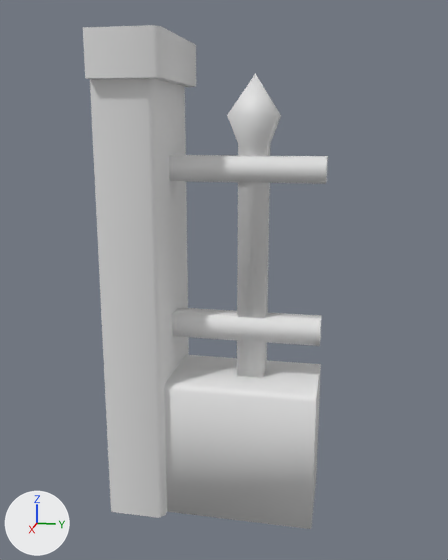
One commit to the OBJ model Assets/Decoratipns/Fences/fence5_linked.obj: the scene before it, then after it.
One viewpoint serves both versions: a camera (50 mm lens) standing at (1.442, 0.051, 0.942) and looking at (0.005, -0.236, 0.583). Arrows for +X, +Y and +Z are at lower left; the lights stay in place. Where no turn or scale is listed for an object, it has been applied to the vertices.

Before the edit, the objects in view are built like this:
```python
me_fence5_linked_plane_011 = bpy.data.meshes.new('fence5_linked_Plane.011')
me_fence5_linked_plane_011.from_pydata(...)  # 69 vertices, 52 faces; spans x -0.162..0.162, y -0.5..0.0, z 0.0..1.142
# before: 45 (-0.029, 0.0, 0.878) at pixel (327, 156), 47 (0.029, 0.0, 0.878) at pixel (326, 157), 49 (-0.029, 0.0, 0.821) at pixel (326, 181), 51 (0.029, 0.0, 0.821) at pixel (325, 183)
ob_fence5_linked_plane_011 = bpy.data.objects.new('fence5_linked_Plane.011', me_fence5_linked_plane_011)
ob_fence5_linked_plane_011.location = (0.0, 0.0, 0.0)
```
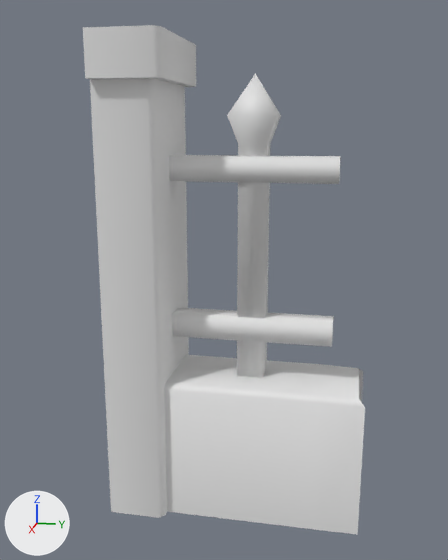
Commit message: More fences.

Scene script edits in JSON lines:
```json
{"block": "me_fence5_linked_plane_011", "where": "# used by ob_fence5_linked_plane_011; location = (0.0, 0.0, 0.0)"}
{"block": "me_fence5_linked_plane_011", "where": "# verts and faces of me_fence5_linked_plane_011; kept vertices keep their numbers, new ones are numbered from 69"}
{"op": "remove", "block": "me_fence5_linked_plane_011", "code": "me_fence5_linked_plane_011.from_pydata(...)  # 69 vertices, 52 faces; spans x -0.162..0.162, y -0.5..0.0, z 0.0..1.142"}
{"op": "add", "block": "me_fence5_linked_plane_011", "code": "me_fence5_linked_plane_011.from_pydata(...)  # 75 vertices, 52 faces; spans x -0.162..0.162, y -0.5..0.11, z 0.0..1.142"}
{"block": "me_fence5_linked_plane_011", "change": "me_fence5_linked_plane_011 part 1"}
{"block": "me_fence5_linked_plane_011", "change": "4 faces are deleted"}
{"block": "me_fence5_linked_plane_011", "change": "4 vertices in x -0.029..0.029, y 0.0, z 0.439..0.497 move by (0.0, 0.029, 0.0)"}
{"block": "me_fence5_linked_plane_011", "change": "6 vertices are added at (-0.109, 0.11, 0.0), (0.109, 0.11, 0.0), (-0.109, 0.11, 0.328), (-0.095, 0.096, 0.342), (0.095, 0.096, 0.342), (0.109, 0.11, 0.328)"}
{"block": "me_fence5_linked_plane_011", "change": "5 new faces join them"}
{"block": "me_fence5_linked_plane_011", "change": "me_fence5_linked_plane_011 part 2"}
{"op": "add", "block": "me_fence5_linked_plane_011", "code": "delete_faces([(45, 47, 51, 49)])"}
{"op": "add", "block": "me_fence5_linked_plane_011", "code": "for i in [45, 47, 49, 51]: verts[i] += (0.0, 0.029, 0.0)"}
```

Boxes (x1, y1, x2, y2) around the edits, measured in the pictures (448 x 560 px; the box of a moved part takes in the faces that stretch with it):
```json
{"object": "fence5_linked_Plane.011", "change": "reshaped", "before": [83, 25, 328, 529], "after": [83, 25, 365, 535], "on screen": "15% wider"}
{"part": 1, "of": "me_fence5_linked_plane_011", "change": "moved or reshaped", "before": [172, 307, 322, 527], "after": [172, 307, 365, 535]}
{"part": 2, "of": "me_fence5_linked_plane_011", "change": "cut back", "before": [169, 155, 328, 184], "after": [169, 155, 341, 184]}
```
